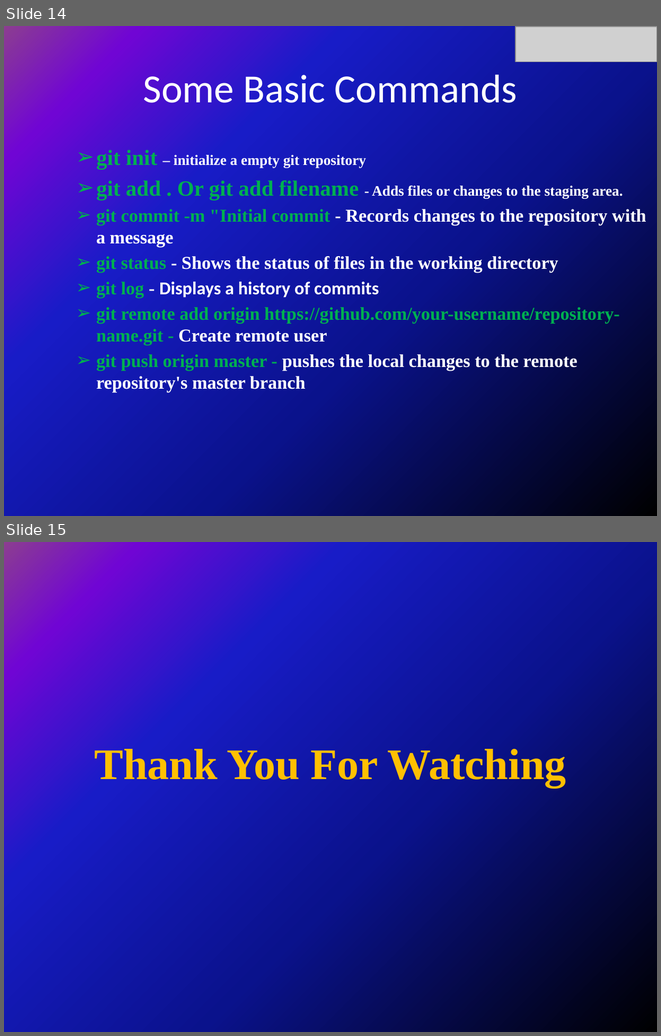
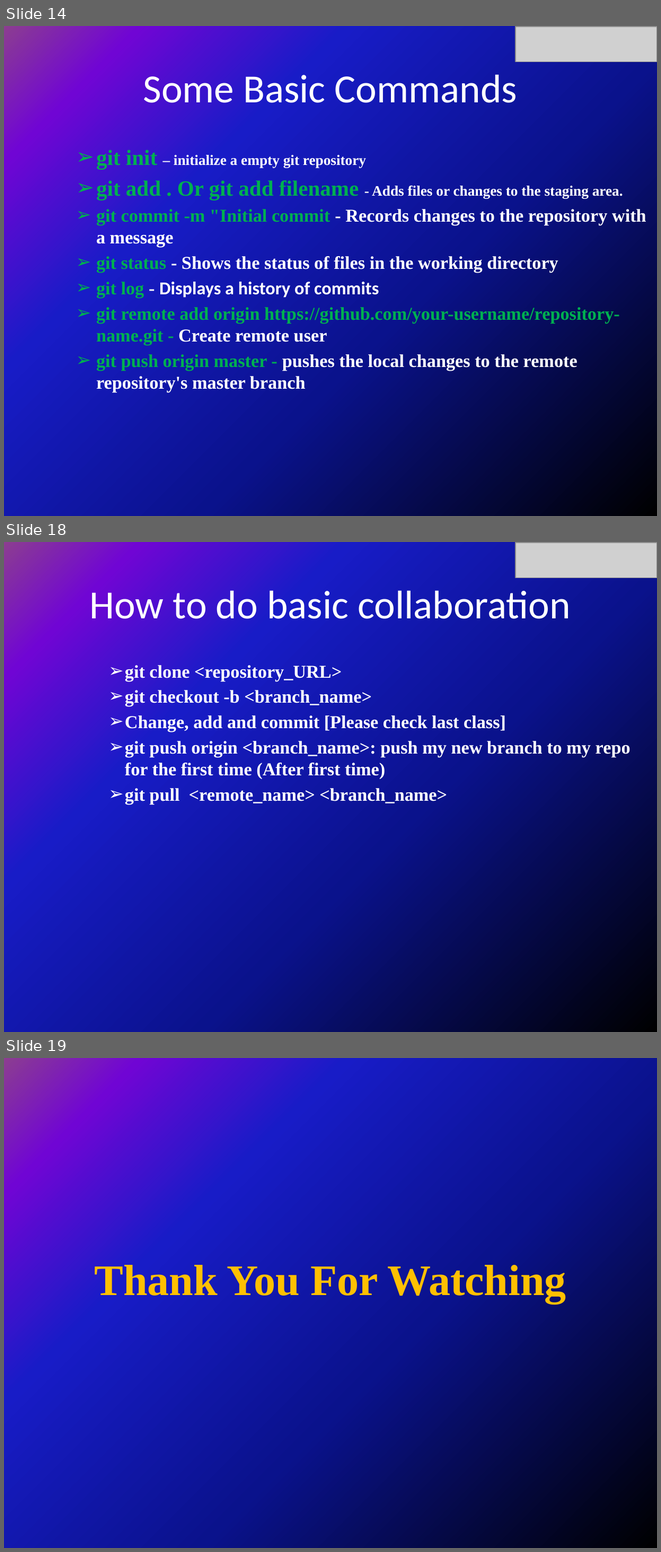
Before and after one commit to Salman13201016/temporary_practice_cv, a slide deck: git_file.pptx. Shown one above the other, each under a label of ours: slides 14 and 15 before the commit, slides 14, 18 and 19 after it; the slides between them are not shown. The pictures are 661x1036 and 661x1552 pixels, drawn with LibreOffice and Linux fonts; fonts in the diff are those of the drawing; grey boxes stand for pictures. Boxes give left, top, right and bottom in pixels: in the first picture for what was removed or moved away, otherwise in the second. Text is boxed around its words. In the diff, an @@ line names an element or a change of style, - is before the commit and + after.

```diff
--- a/git_file.pptx
+++ b/git_file.pptx
@@ slide 18 added at (4,542,657,1032), background gradient #000000 to #0A128C to #181CC7 to #7005D4 to #8C3D91 @@
@@ picture added at (515,543,657,578) @@
@@ title added at (90,590,571,619), 44 pt, text #FFFFFF @@
+How to do basic collaboration
@@ text added at (125,665,630,804), 20 pt, text #FFFFFF, bold @@
+    ➢ git clone <repository_URL>
+    ➢ git checkout -b <branch_name>
+    ➢ Change, add and commit [Please check last class]
+    ➢ git push origin <branch_name>: push my new branch to my repo for the first time (After first time)
+    ➢ git pull <remote_name> <branch_name>
@@ what was slide 15 is now slide 19 @@
```
Also in this commit, not shown: 3 other slides added.
